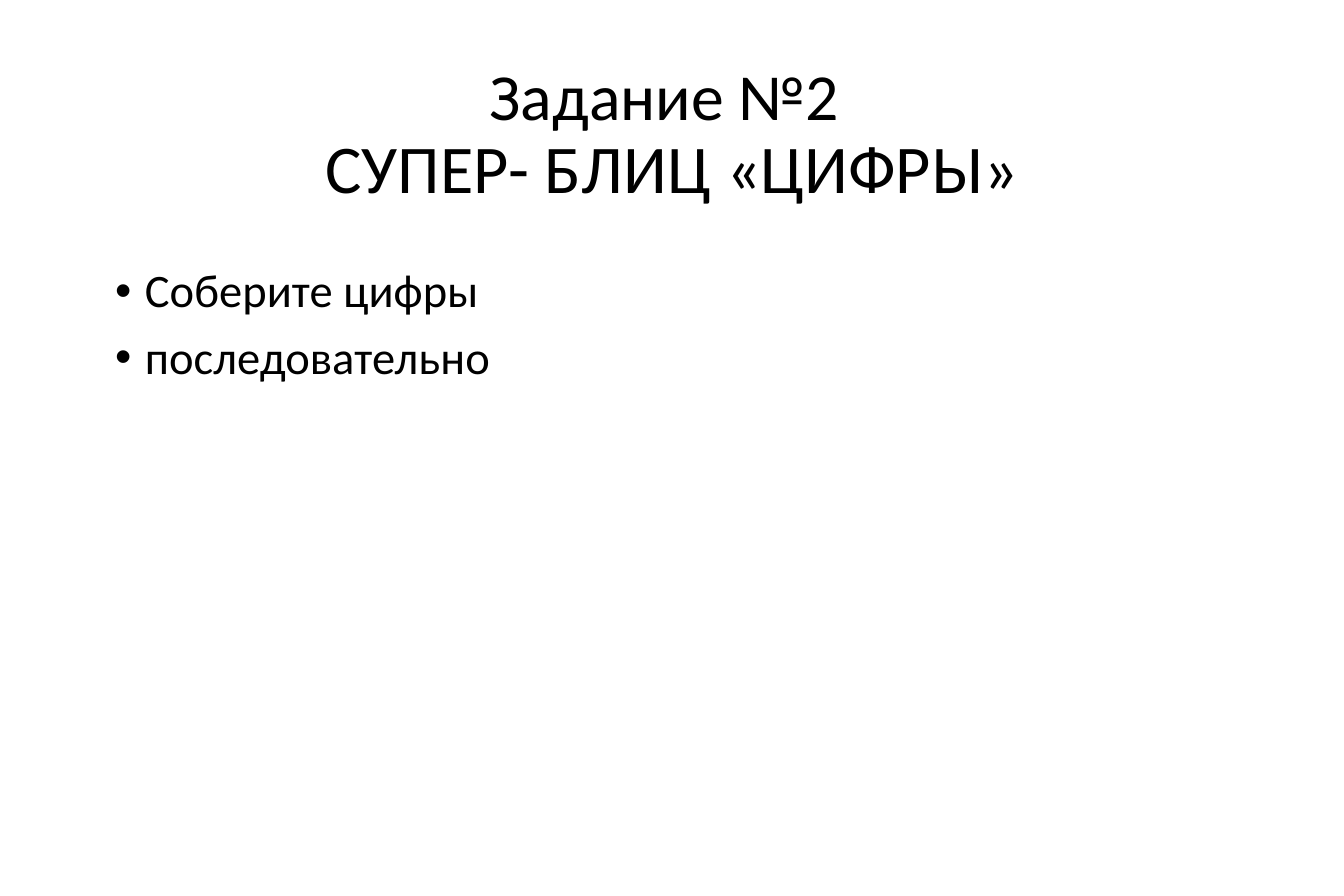
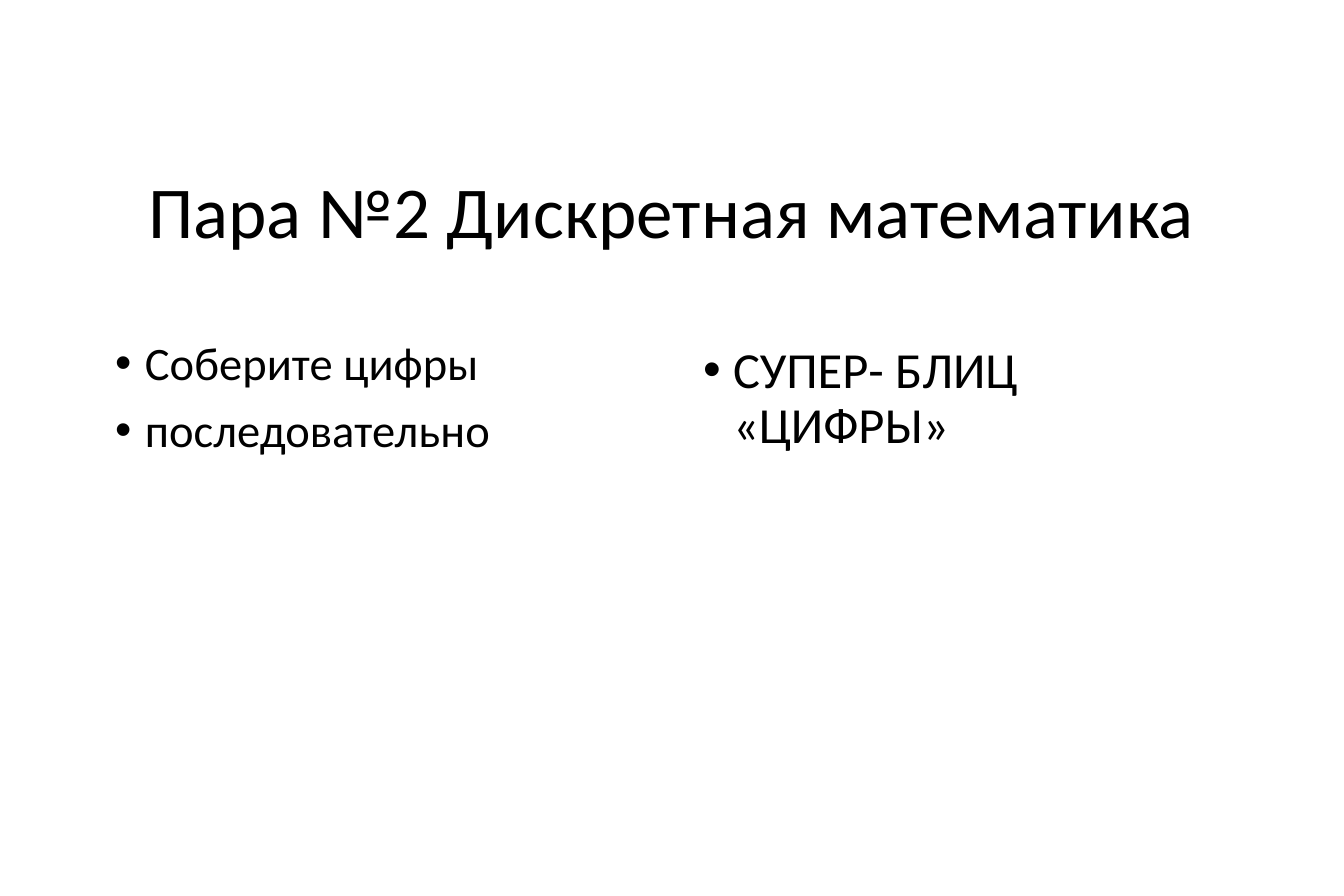
Before and after one commit to vvaassiihhaa/masha, a slide deck: slide 3 of КВЕСТ/Kvest 2706.pptx (slide 4 before the commit). Drawn at 1344x896 pixels with LibreOffice and Linux fonts; fonts in the diff are those of the drawing. Boxes give left, top, right and bottom in pixels: in the first picture for what was removed or moved away, otherwise in the second. Text is boxed around its words. In the diff, an @@ line names an element or a change of style, - is before the commit and + after.

```diff
--- a/КВЕСТ/Kvest 2706.pptx
+++ b/КВЕСТ/Kvest 2706.pptx
@@ title at bbox=[148, 190, 1194, 250]: text changed; size 21.6 to 23.1 pt @@
-Задание №2
-СУПЕР- БЛИЦ «ЦИФРЫ»
+Пара №2 Дискретная математика
@@ text "Соберите цифры": place and size @@
-text "Соберите цифры" at bbox=[145, 275, 490, 382]
+text "Соберите цифры" at bbox=[145, 348, 490, 455]
@@ text added at bbox=[733, 355, 1017, 451], 16 pt, text #000000 @@
+• СУПЕР- БЛИЦ «ЦИФРЫ»
```
Also in this commit, not shown: 14 other slides changed, 1 slide added, 4 slides removed, 1 other file.
